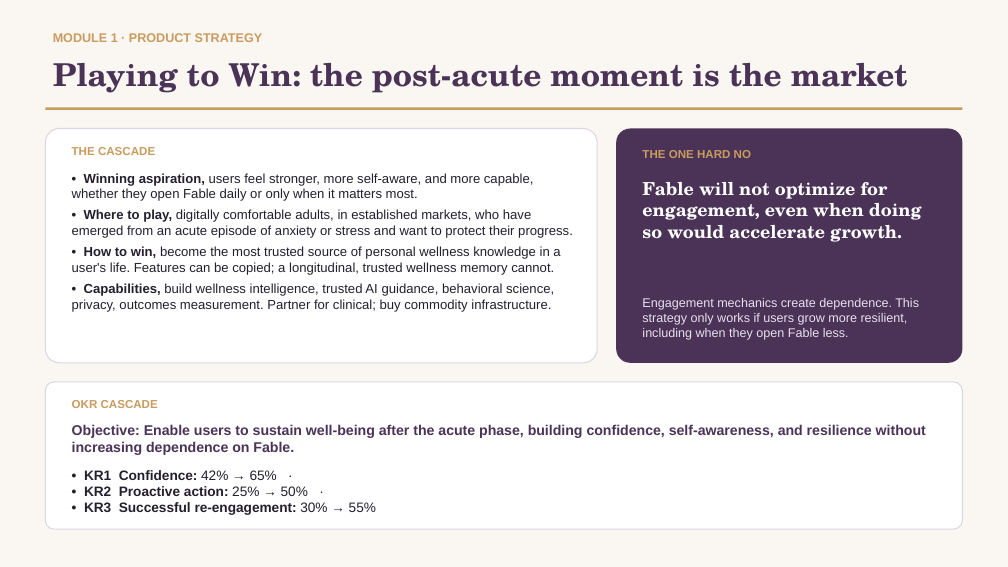
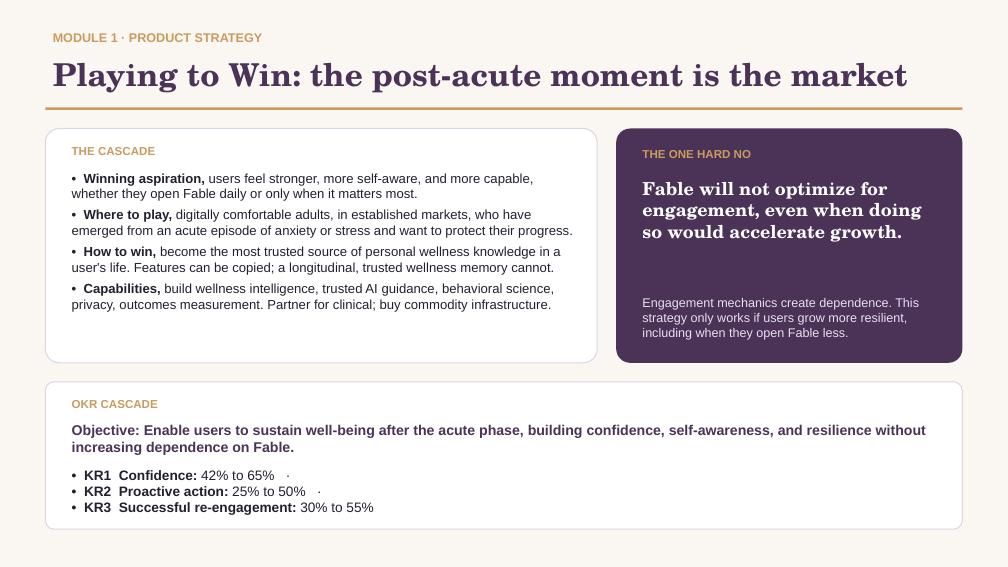
Before and after one commit to aliciachieko/Product-Leadership-Final, a slide deck: slide 2 of 05-insights/Fable-Final-Presentation.pptx. Drawn at 1008x567 pixels with LibreOffice and Linux fonts; fonts in the diff are those of the drawing. Boxes give left, top, right and bottom in pixels: in the first picture for what was removed or moved away, otherwise in the second. Text is boxed around its words. In the diff, an @@ line names an element or a change of style, - is before the commit and + after.

```diff
--- a/05-insights/Fable-Final-Presentation.pptx
+++ b/05-insights/Fable-Final-Presentation.pptx
@@ text at [84,470,373,515]: text changed @@
-• KR1 Confidence: 42% → 65% ·
-• KR2 Proactive action: 25% → 50% ·
-• KR3 Successful re-engagement: 30% → 55%
+• KR1 Confidence: 42% to 65% ·
+• KR2 Proactive action: 25% to 50% ·
+• KR3 Successful re-engagement: 30% to 55%
```
Also in this commit, not shown: 4 other slides changed.
